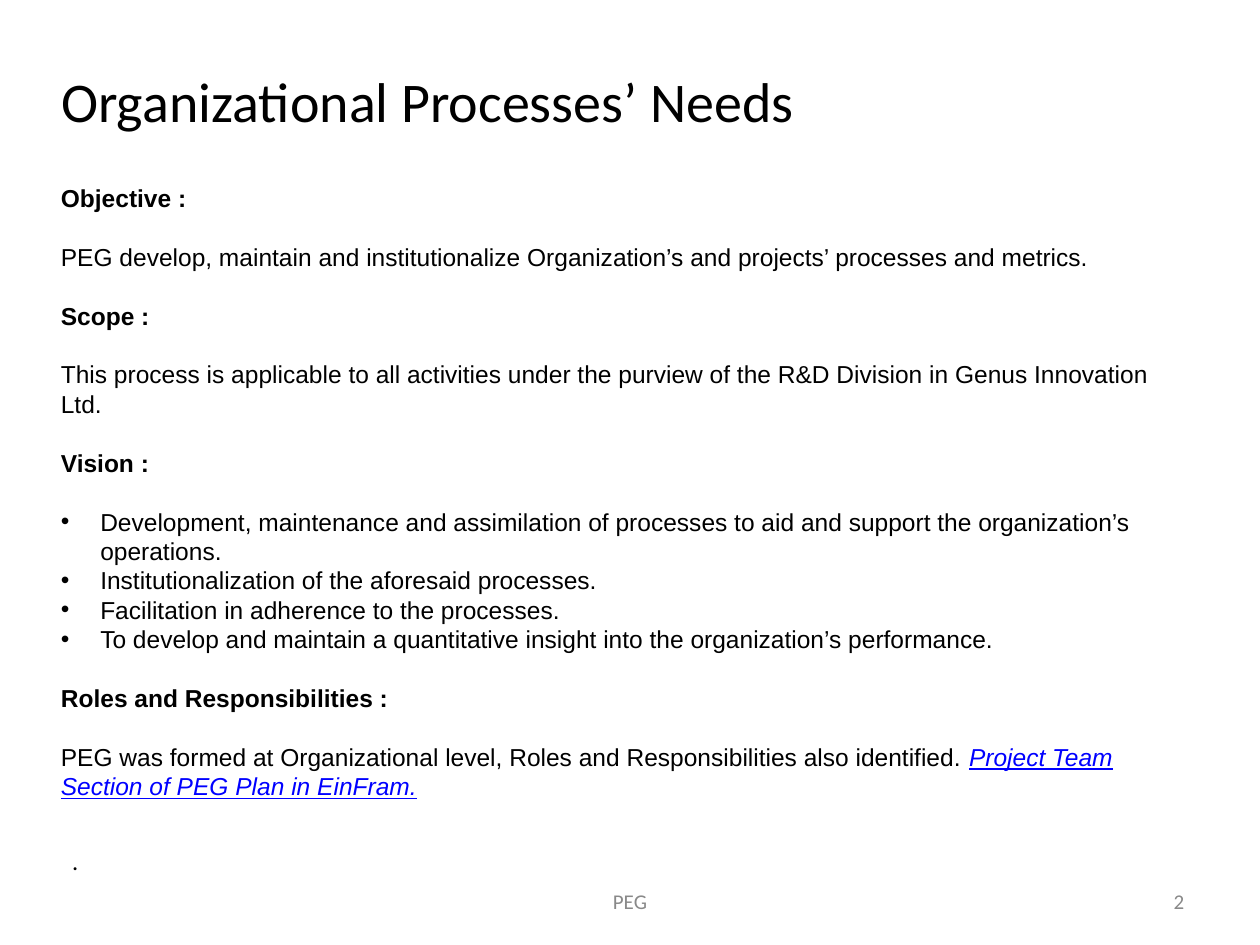
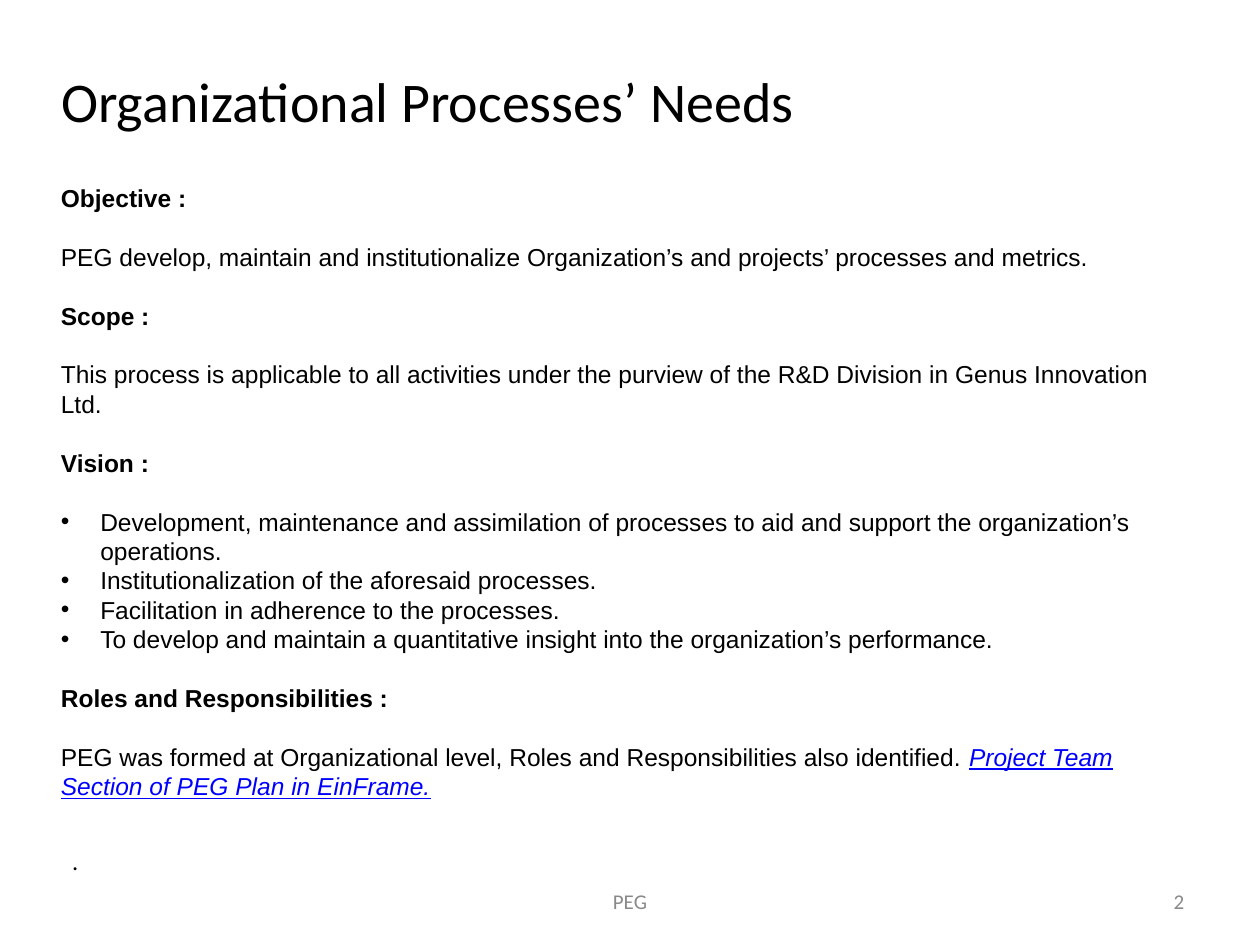
Before and after one commit to JalajMathur/PEG_2022, a slide deck: slide 2 of Show & Tell/Process Engineering Group_ppt.pptx. Drawn at 1260x945 pixels with LibreOffice and Linux fonts; fonts in the diff are those of the drawing; background and template pictures are left out. Boxes give left, top, right and bottom in pixels: in the first picture for what was removed or moved away, otherwise in the second. Text is boxed around its words. In the diff, an @@ line names an element or a change of style, - is before the commit and + after.

```diff
--- a/Show & Tell/Process Engineering Group_ppt.pptx
+++ b/Show & Tell/Process Engineering Group_ppt.pptx
@@ text at (61,748,1112,799): text changed @@
-PEG was formed at Organizational level, Roles and Responsibilities also identified. Project Team Section of PEG Plan in EinFram.
+PEG was formed at Organizational level, Roles and Responsibilities also identified. Project Team Section of PEG Plan in EinFrame.
```
Also in this commit, not shown: 2 other slides changed.
